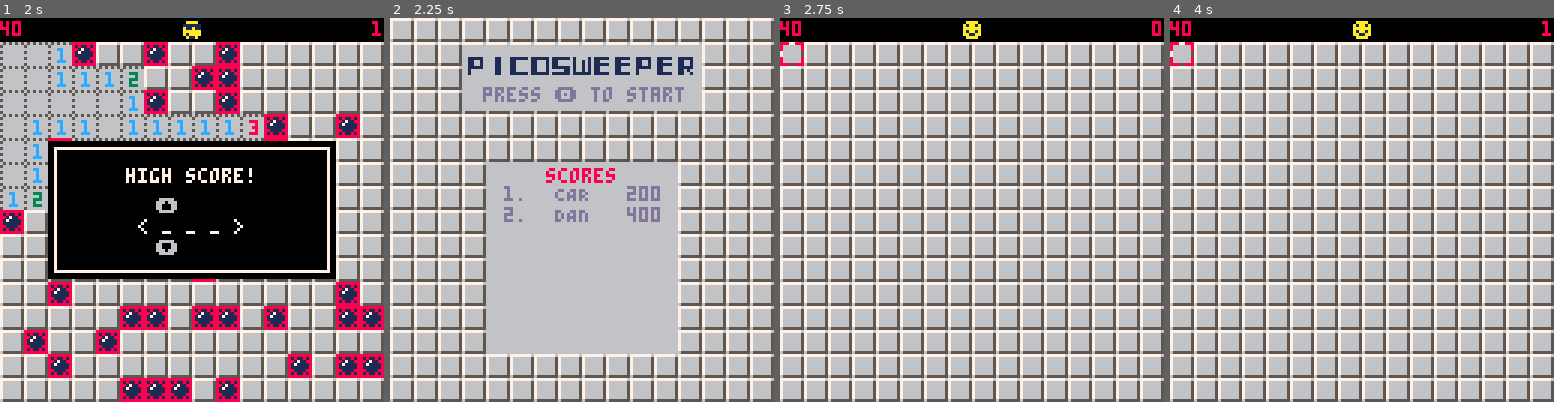
Above: before the commit, frames 1-4 (left to right).
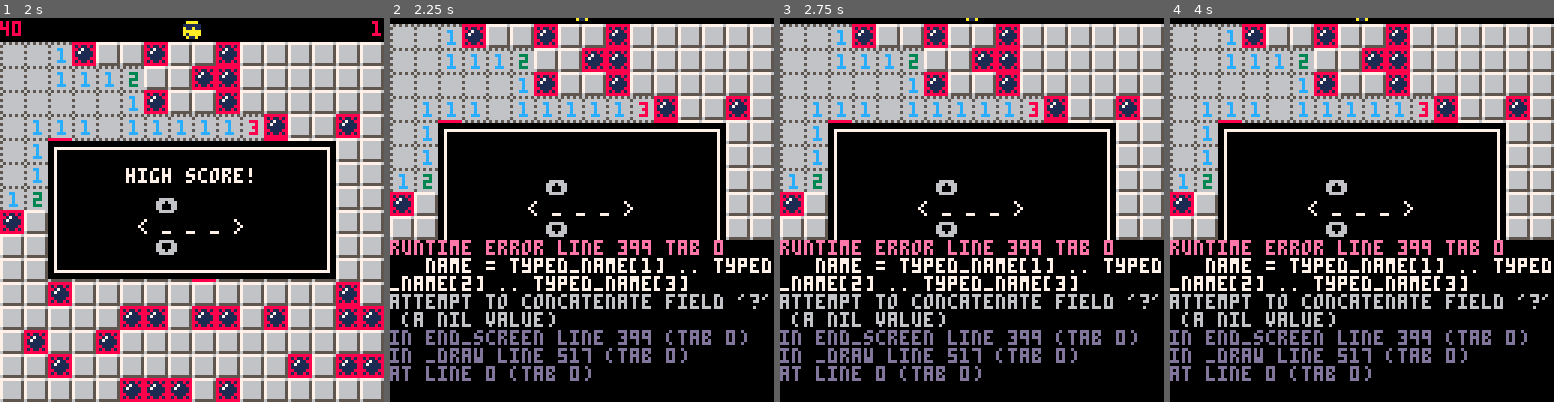
Above: after the commit, the same moments.

Repository: Carsonthemonkey/picosweeper
Game: PICO-8 cartridge minesweeper_header.p8
Two runs of this game, one before a commit and one after it. Both use one fixed random seed, a clock stepped at 60 frames per second and the inputs below.
Inputs:
- Up to frame 1 (2 s): tap X (X key) at 0.33, 1.07, 1.85 s; tap O (Z key) at 0.7, 1.7 s; hold Right from 1.6 s (still down)
- Up to frame 2 (2.25 s): release Right at 2.1 s; tap O (Z key) at 2.1 s; hold Up from 2.15 s (still down)
- Up to frame 3 (2.75 s): release Up at 2.42 s; hold Right from 2.47 s (still down); tap O (Z key) at 2.5 s
- Up to frame 4 (4 s): tap O (Z key) at 2.9, 3.3, 3.7 s; tap X (X key) at 2.97 s; release Right at 3.03 s; hold Left 3.08-3.58 s; hold Down 3.63-3.97 s

Frame 1 is identical in both runs. In frame 2, 82% of the frame differs, in the area x 0-100%, y 0-100%; in frame 3, 83%; in frame 4, 83%.
Error after the commit: runtime error line 399 tab 0; name = typed_name[1] .. typed_name[2] .. typed_name[3]; attempt to concatenate field '?' (a nil value)

Commit message:
Save inputted score and reset game

Diff:
--- a/minesweeper_header.p8
+++ b/minesweeper_header.p8
@@ -35,6 +35,7 @@
 remaining_mines = num_mines
 game_time = 0
 start_time = 0
+typed_name = {nil, nil, nil}
 -- constants --
 colmap = {
 	12,
@@ -326,11 +327,19 @@
 	text = ""
 	if is_top_score(game_time) then
 		text = "high score!"
-		name_input(64, 64 - half_y + 26)
+		done = name_input(64, 64 - half_y + 26)
+		if done then
+			name = typed_name[1] .. typed_name[2] .. typed_name[3]
+			add_score(name, game_time)
+			reset()
+		end
 	else
 		text = "you win!"
 		msg = "press 🅾️ to restart"
 		print(msg, 64 - (4 * #msg) / 2, 64 - half_y + 22, 6)
+		if btnp(🅾️) then
+			reset()
+		end
 	end
 	print(text, 64 - (4 * #text) / 2, 64 - half_y + 9, 7)
 end
@@ -344,7 +353,6 @@
 	return char_i
 end
 
-typed_name = {nil, nil, nil}
 active_chr = 1
 function name_input(x, y)
 	input_display = "< "
@@ -396,6 +404,7 @@
 		end
 		typed_name[active_chr] = char
 	end
+	return btnp(🅾️)
 end
 
 function reset_game()
@@ -404,6 +413,7 @@
 	init_board()
 	remaining_mines = num_mines
 	curs_pos = {x=0, y=0}
+	typed_name = {nil, nil, nil}
 end
 
 function _init()
